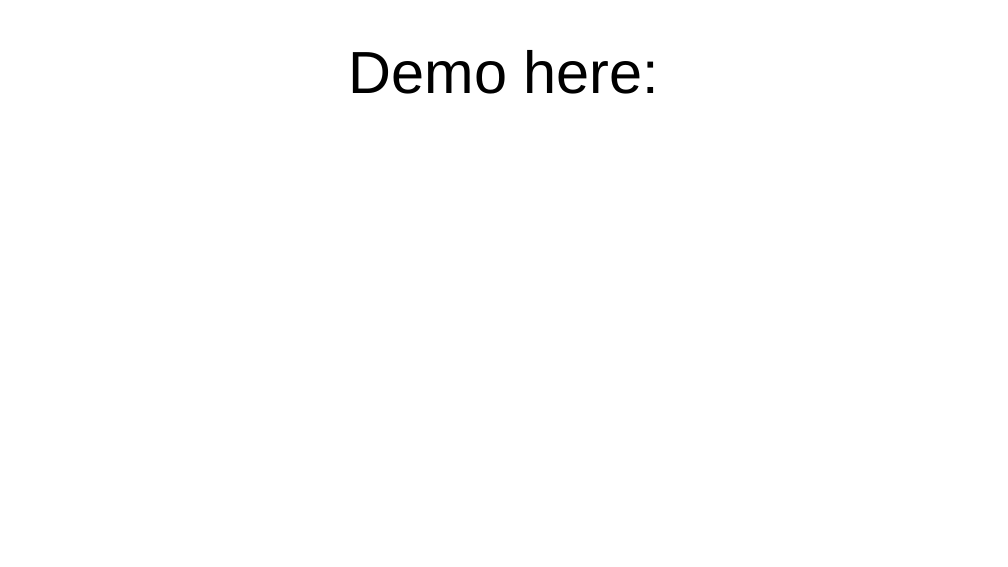
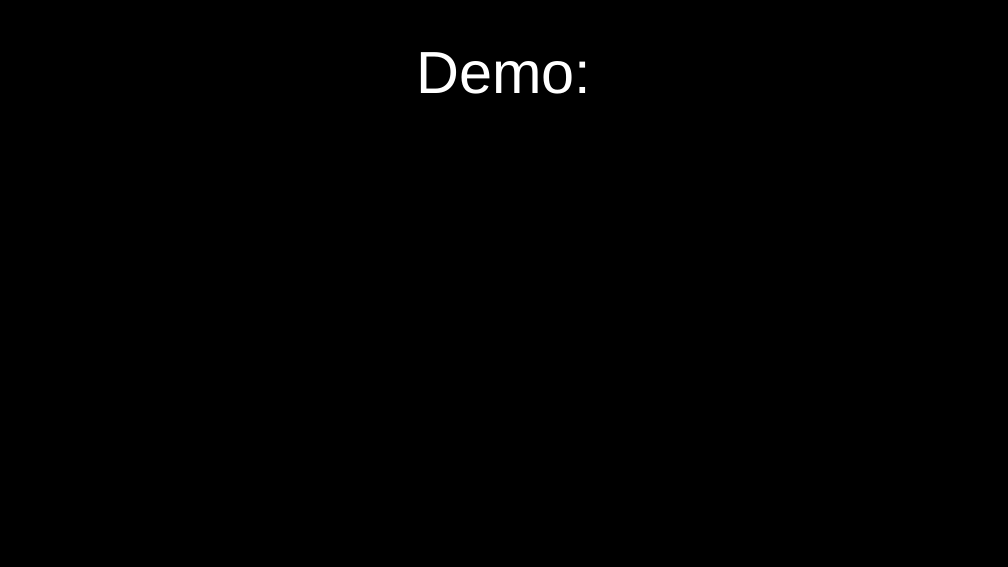
Before and after one commit to Iquiji/little-schemer-talk, a slide deck: slide 22 of Talk Engineering Day 2-6-2022.odp (slide 15 before the commit). Drawn at 1008x567 pixels with LibreOffice and Linux fonts; fonts in the diff are those of the drawing. Boxes give left, top, right and bottom in pixels: in the first picture for what was removed or moved away, otherwise in the second. Text is boxed around its words. In the diff, an @@ line names an element or a change of style, - is before the commit and + after.

```diff
--- a/Talk Engineering Day 2-6-2022.odp
+++ b/Talk Engineering Day 2-6-2022.odp
@@ background #FFFFFF to #000000 @@
@@ title at [416, 52, 591, 94]: text changed; text colour #000000 to #FFFFFF @@
-Demo here:
+Demo:
```
Also in this commit, not shown: 14 other slides changed, 11 slides added, 2 slides removed.
